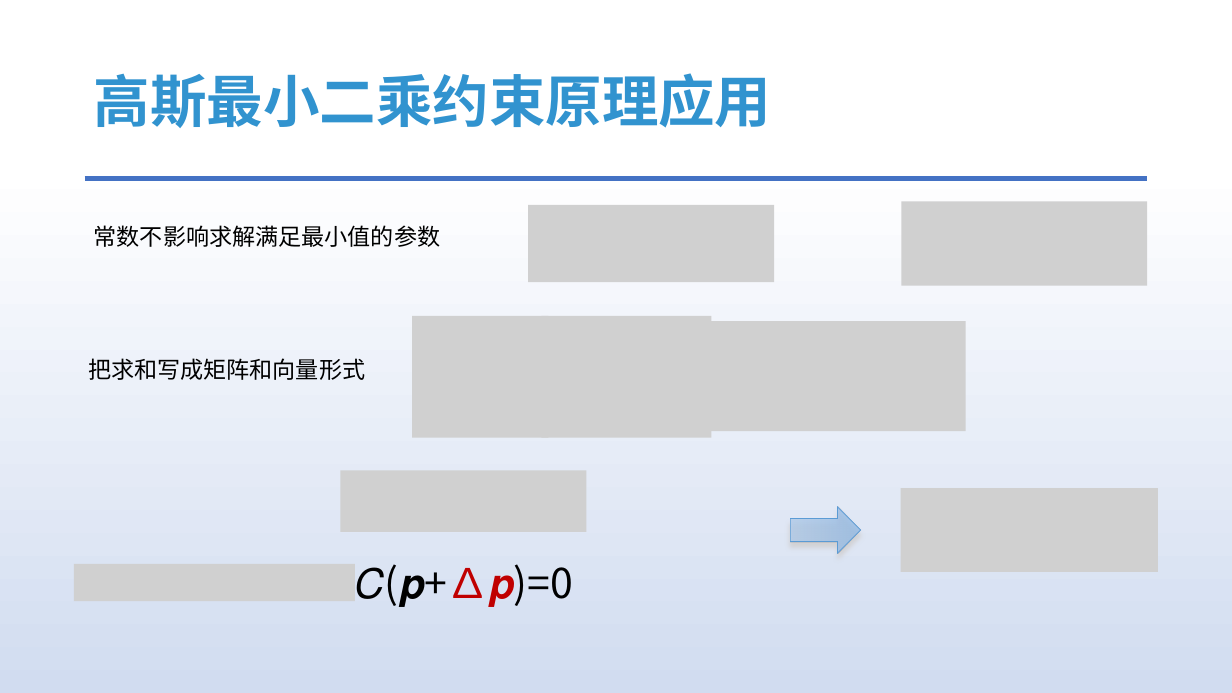
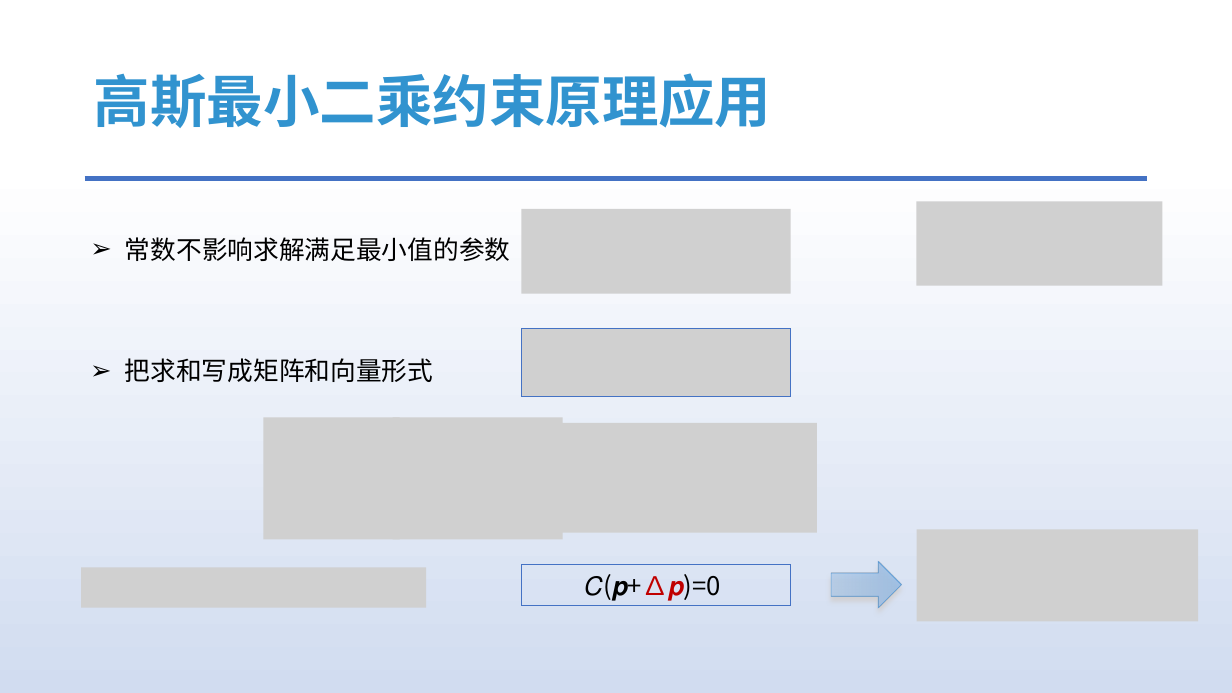
Before and after one commit to answerear/UnityFluid, a slide deck: slide 16 of doc/正式版/基于物理的交互式流体模拟介绍.pptx. Drawn at 1232x693 pixels with LibreOffice and Linux fonts; fonts in the diff are those of the drawing; grey boxes stand for pictures. Boxes give left, top, right and bottom in pixels: in the first picture for what was removed or moved away, otherwise in the second. Text is boxed around its words. In the diff, an @@ line names an element or a change of style, - is before the commit and + after.

```diff
--- a/doc/正式版/基于物理的交互式流体模拟介绍.pptx
+++ b/doc/正式版/基于物理的交互式流体模拟介绍.pptx
@@ picture: place and size @@
-picture at [529, 205, 775, 283]
+picture at [521, 209, 790, 294]
@@ picture: place and size @@
-picture at [901, 201, 1147, 286]
+picture at [917, 201, 1163, 286]
@@ text "常数不影响求解满足最小值的参数" at [125, 237, 511, 261]: size 18 to 20 pt; bullet none to ➢ @@
@@ text "常数不影响求解满足最小值的参数": place and size @@
-text "常数不影响求解满足最小值的参数" at [94, 225, 440, 247]
+text "常数不影响求解满足最小值的参数" at [125, 237, 511, 261]
@@ picture added at [521, 329, 790, 396] @@
@@ text "把求和写成矩阵和向量形式" at [125, 358, 433, 382]: size 18 to 20 pt; bullet none to ➢ @@
@@ 3 pictures: place and size @@
-3 pictures at [412, 316, 966, 438]
+3 pictures at [263, 418, 817, 540]
@@ picture removed at [340, 470, 586, 532] @@
@@ picture: place and size @@
-picture at [901, 488, 1158, 572]
+picture at [917, 530, 1199, 622]
@@ picture: place and size @@
-picture at [74, 564, 355, 601]
+picture at [81, 567, 426, 608]
@@ rectangle "𝐶(𝒑+∆𝒑)=0": place and size @@
-rectangle "𝐶(𝒑+∆𝒑)=0" at [356, 564, 573, 607]
+rectangle "𝐶(𝒑+∆𝒑)=0" at [521, 565, 790, 605]
@@ rectangle "𝐶(𝒑+∆𝒑)=0" at [521, 565, 790, 605]: size 32 to 20 pt; alignment left to centre; outline none to #4472C4 1 pt @@
@@ down arrow: place and size @@
-down arrow at [790, 507, 860, 554]
+down arrow at [831, 562, 901, 608]
```
Also in this commit, not shown: 13 other slides changed.
